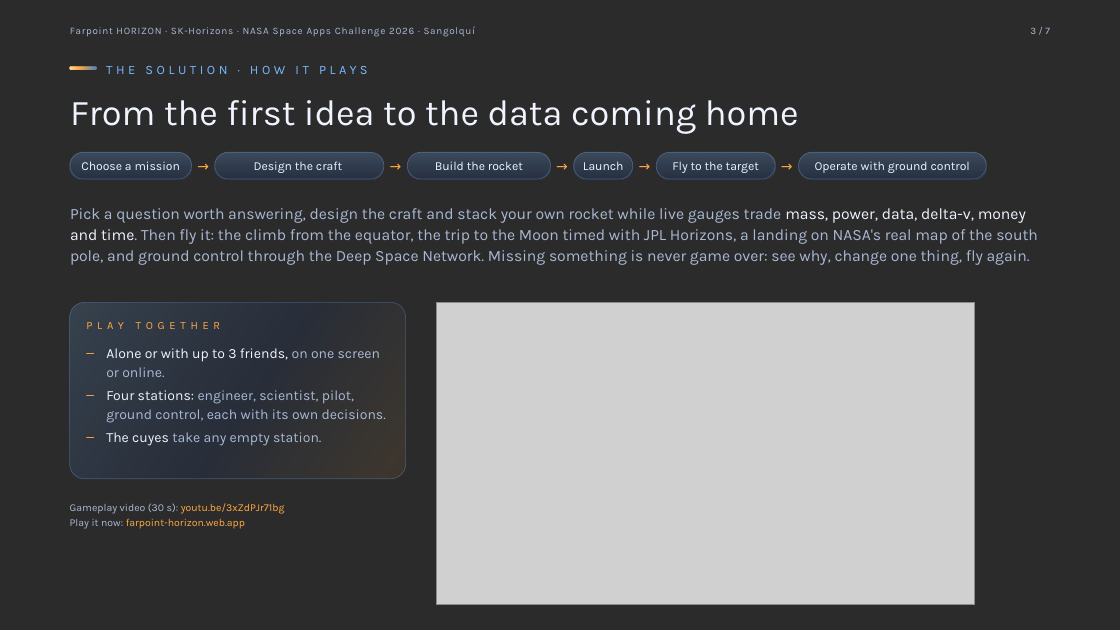
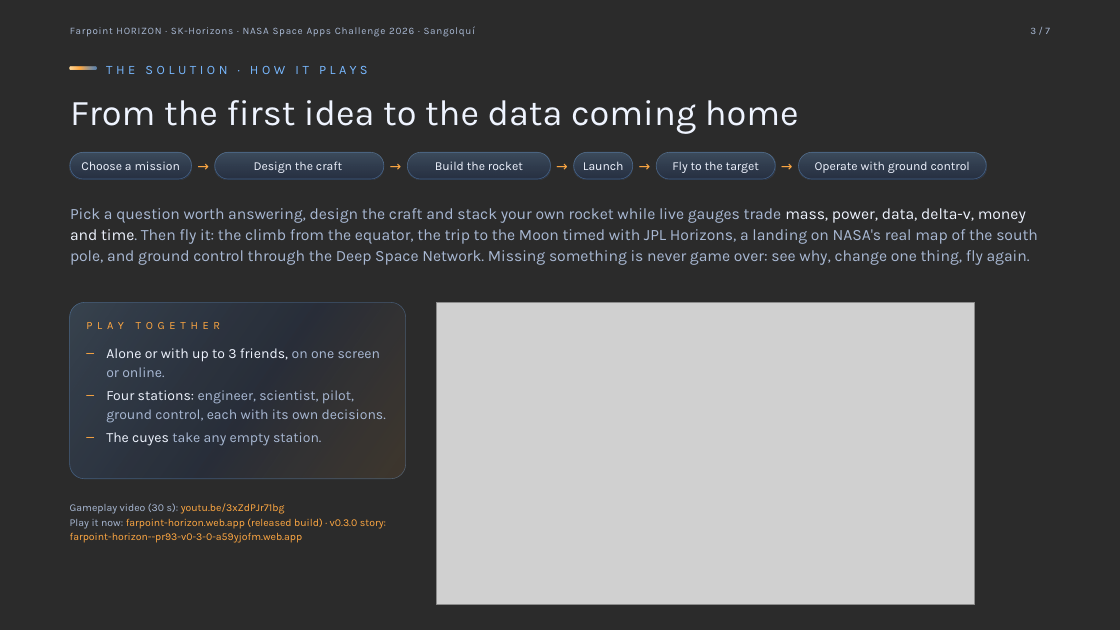
Before and after one commit to alexanderkholodov1/farpoint-horizon, a slide deck: slide 3 of spaceapps/global-submission/deck/EN_17_SK-Horizons_v2.pptx. Drawn at 1120x630 pixels with LibreOffice and Linux fonts; fonts in the diff are those of the drawing; grey boxes stand for pictures; background and template pictures are left out; a plain dark background stands for a picture behind light text. Boxes give left, top, right and bottom in pixels: in the first picture for what was removed or moved away, otherwise in the second. Text is boxed around its words. In the diff, an @@ line names an element or a change of style, - is before the commit and + after.

```diff
--- a/spaceapps/global-submission/deck/EN_17_SK-Horizons_v2.pptx
+++ b/spaceapps/global-submission/deck/EN_17_SK-Horizons_v2.pptx
@@ text at [70, 518, 386, 543]: text changed @@
-Play it now: farpoint-horizon.web.app
+Play it now: farpoint-horizon.web.app (released build) · v0.3.0 story: farpoint-horizon--pr93-v0-3-0-a59yjofm.web.app
```
Also in this commit, not shown: 3 other slides changed, 17 other files.
